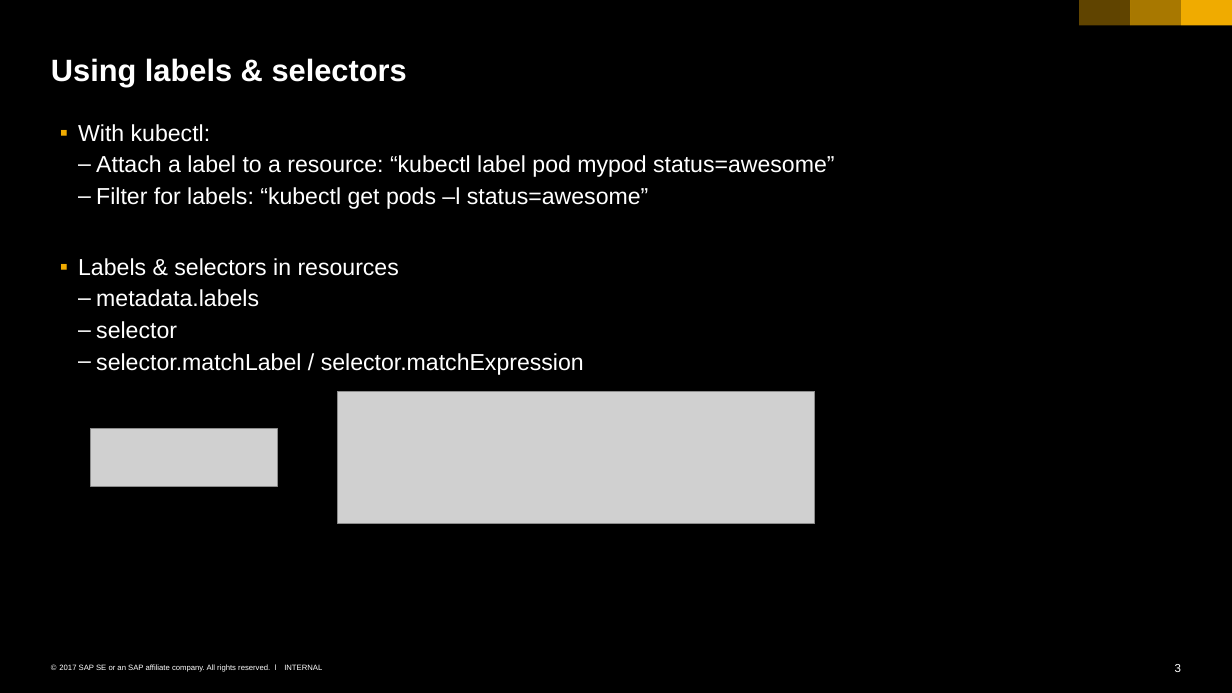
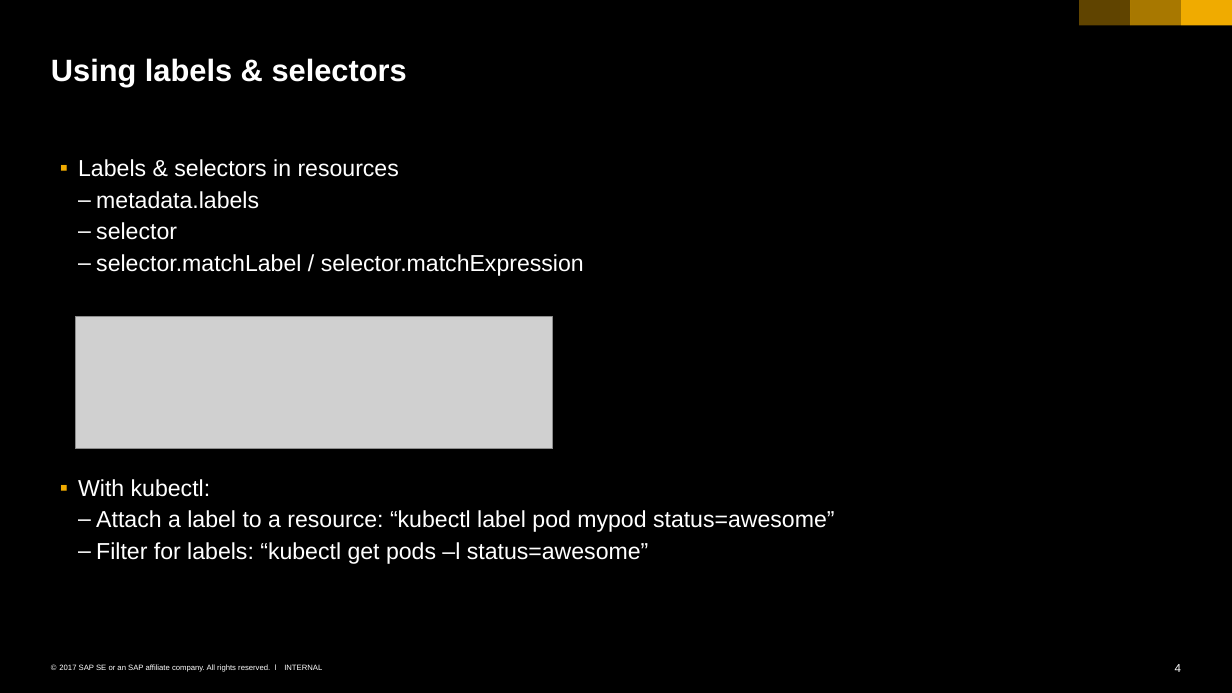
Before and after one commit to cuijiyao01/docker-k8s-training, a slide deck: slide 4 of kubernetes/03_labels_and_deployments.pptx (slide 3 before the commit). Drawn at 1232x693 pixels with LibreOffice and Linux fonts; fonts in the diff are those of the drawing; grey boxes stand for pictures. Boxes give left, top, right and bottom in pixels: in the first picture for what was removed or moved away, otherwise in the second. Text is boxed around its words. In the diff, an @@ line names an element or a change of style, - is before the commit and + after.

Commit message:
more detailed explanation for labels

```diff
--- a/kubernetes/03_labels_and_deployments.pptx
+++ b/kubernetes/03_labels_and_deployments.pptx
@@ text at bbox=[78, 124, 834, 209]: paragraphs removed @@
-  ▪ With kubectl:
-    – Attach a label to a resource: “kubectl label pod mypod status=awesome”
-    – Filter for labels: “kubectl get pods –l status=awesome”
@@ picture: place and size @@
-picture at bbox=[338, 392, 815, 524]
+picture at bbox=[76, 317, 553, 449]
@@ picture removed at bbox=[91, 429, 277, 486] @@
@@ text at bbox=[78, 479, 834, 564]: paragraphs added @@
+  ▪ With kubectl:
+    – Attach a label to a resource: “kubectl label pod mypod status=awesome”
+    – Filter for labels: “kubectl get pods –l status=awesome”
@@ page number at bbox=[1175, 664, 1181, 672]: text changed @@
-3
+4
```
Also in this commit, not shown: 1 other slide changed, 1 slide added.
